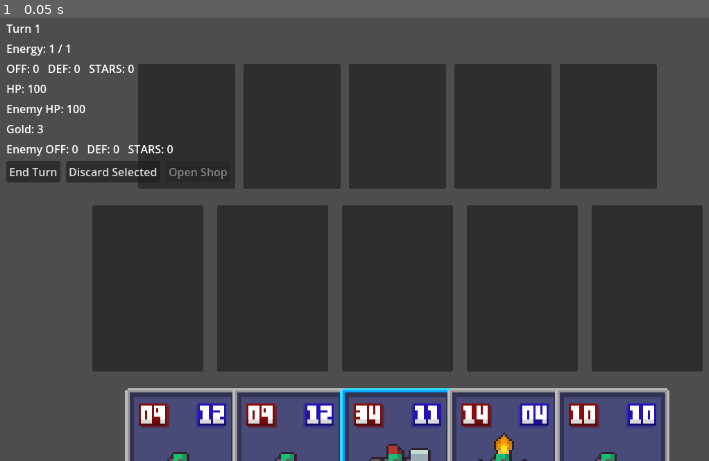
Above: before the commit, frame 1.
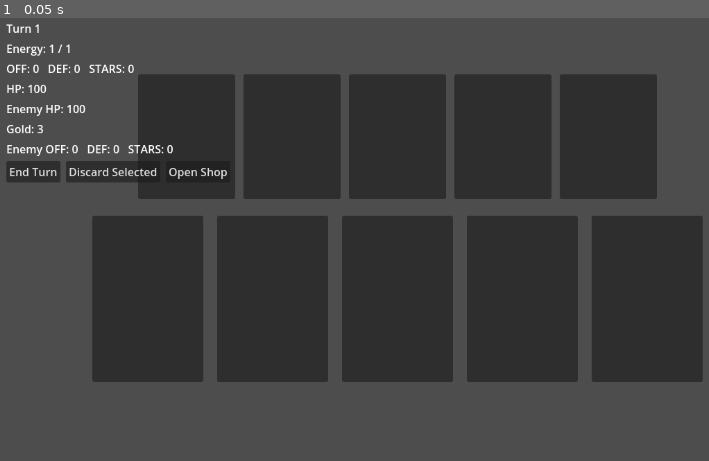
Above: after the commit, the same moment.

Repository: pewdsdamew-tech/goblin-card-game1
Game: Godot game, scene res://scenes/Game.tscn
Two runs of this game, one before a commit and one after it. Both use one fixed random seed, a clock stepped at 60 frames per second and the inputs below.
Inputs:
- Up to frame 1 (0.05 s): no input

The runs differ from the first frame. In frame 1, 19% of the frame differs, in the area x 13-100%, y 10-100%.
Error after the commit: Parse Error: Cannot infer the type of "p_atk" variable because the value doesn't have a set type. (res://scripts/Game.gd:859)

Commit message:
Add turn phases, animated lane combat, and correct damage application

Diff:
--- a/scripts/Game.gd
+++ b/scripts/Game.gd
@@ -47,6 +47,8 @@
 var enemy_hand: Array[Dictionary] = []
 var enemy_max_energy: int = 1
 var enemy_current_energy: int = 1
+enum Phase { SHOP, PLAYER, ENEMY, COMBAT, GAME_OVER }
+var phase: Phase = Phase.PLAYER
 
 
 func _ready() -> void:
@@ -55,6 +57,7 @@
 	_connect_buttons()
 	_hide_game_over()
 	_build_enemy_deck()
+	phase = Phase.PLAYER
 	_start_turn()
 	_populate_hand()
 	_update_active_stats()
@@ -93,6 +96,9 @@
 func _on_card_clicked(card) -> void:
 	if _is_in_shop_offer(card):
 		_try_buy_card(card)
+		return
+
+	if phase != Phase.PLAYER or shop_open or shop_pending:
 		return
 
 	# Toggle off if clicking the same card
@@ -159,6 +165,8 @@
 
 
 func _try_place_selected_into_slot(slot: Control) -> void:
+	if phase != Phase.PLAYER or shop_pending or shop_open:
+		return
 	if selected_card == null:
 		return
 	if _is_in_shop_offer(selected_card):
@@ -292,6 +300,7 @@
 	turn_label.text = "Turn %d" % turn_number
 	energy_label.text = "Energy: %d / %d" % [current_energy, max_energy]
 	_update_gold_ui()
+	_update_hp_ui()
 
 
 func _update_gold_ui() -> void:
@@ -359,28 +368,21 @@
 
 
 func _on_end_turn_pressed() -> void:
+	if phase != Phase.PLAYER:
+		return
+	phase = Phase.ENEMY
+	_set_controls_enabled(false)
 	_unselect_current()
 	_update_active_stats()
-	_enemy_take_turn()
-	_update_enemy_stats()
-	_resolve_combat()
-	_update_active_stats()
-	_update_enemy_stats()
-	_update_hp_ui()
-
-	if player_hp <= 0:
-		_show_game_over(false)
-		return
-	if enemy_hp <= 0:
-		_show_game_over(true)
-		return
-
-	turn_number += 1
-	shop_pending = true
-	_open_shop_overlay()
+	await _run_enemy_phase()
+	phase = Phase.COMBAT
+	await _run_combat_phase()
+	_set_controls_enabled(true)
 
 
 func _on_discard_pressed() -> void:
+	if phase != Phase.PLAYER:
+		return
 	if selected_card == null:
 		return
 
@@ -428,6 +430,8 @@
 	_update_hp_ui()
 	_update_gold_ui()
 	_update_shop_buttons()
+	phase = Phase.PLAYER
+	_set_controls_enabled(true)
 
 
 func _show_insufficient_energy_feedback(card: Node) -> void:
@@ -449,6 +453,7 @@
 
 
 func _show_game_over(victory: bool) -> void:
+	_set_controls_enabled(false)
 	if game_over_label:
 		if victory:
 			game_over_label.text = "Victory!\nEnemy HP %d\nYour HP %d" % [
@@ -560,6 +565,7 @@
 		return
 	shop_open = true
 	shop_minimized = false
+	_set_controls_enabled(false)
 	# Respect lock: only clear when unlocked and empty
 	if not shop_locked and shop_offer_container.get_child_count() == 0:
 		_clear_shop_offer()
@@ -625,6 +631,7 @@
 	if not shop_pending:
 		return
 	_close_shop_overlay(true)
+	phase = Phase.PLAYER
 	_start_turn()
 
 
@@ -671,6 +678,7 @@
 	_update_active_stats()
 	_close_shop_overlay(true)
 	shop_locked = false
+	phase = Phase.PLAYER
 	_start_turn()
 
 
@@ -729,6 +737,15 @@
 	return 8
 
 
+func _set_controls_enabled(enabled: bool) -> void:
+	if end_turn_button:
+		end_turn_button.disabled = not enabled
+	if discard_button:
+		discard_button.disabled = not enabled
+	if shop_toggle_button:
+		shop_toggle_button.disabled = not enabled or not shop_pending
+
+
 func _get_lane_card(container: HBoxContainer, index: int) -> Node:
 	if index >= container.get_child_count():
 		return null
@@ -756,96 +773,10 @@
 
 
 func _resolve_combat() -> void:
-	var lane_count: int = min(active_slots.get_child_count(), enemy_slots.get_child_count())
-	var player_damages: Array[int] = []
-	var enemy_damages: Array[int] = []
-	for i in range(lane_count):
-		var p_card := _get_lane_card(active_slots, i)
-		var e_card := _get_lane_card(enemy_slots, i)
-
-		if p_card != null and e_card != null:
-			player_damages.append(int(e_card.card_data.get("atk", 0)))
-			enemy_damages.append(int(p_card.card_data.get("atk", 0)))
-		elif p_card != null:
-			enemy_hp -= int(p_card.card_data.get("atk", 0))
-			enemy_hp = max(enemy_hp, 0)
-			player_damages.append(0)
-			enemy_damages.append(0)
-		elif e_card != null:
-			player_hp -= int(e_card.card_data.get("atk", 0))
-			player_hp = max(player_hp, 0)
-			player_damages.append(0)
-			enemy_damages.append(0)
-		else:
-			player_damages.append(0)
-			enemy_damages.append(0)
-
-	for i in range(lane_count):
-		var p_card := _get_lane_card(active_slots, i)
-		var e_card := _get_lane_card(enemy_slots, i)
-		if p_card != null and enemy_damages[i] > 0:
-			_apply_damage_to_card(p_card, enemy_damages[i])
-		if e_card != null and player_damages[i] > 0:
-			_apply_damage_to_card(e_card, player_damages[i])
-
-
-func _build_enemy_deck() -> void:
-	enemy_card_pool.clear()
-	if card_db and card_db.has_method("get_all_cards"):
-		var all_cards: Array = card_db.get_all_cards()
-		for c in all_cards:
-			if c is Dictionary:
-				enemy_card_pool.append(_with_combat_stats(c))
-
-	if enemy_card_pool.is_empty() and card_db:
-		for i in range(15):
-			var fallback: Dictionary = card_db.get_random_card_weighted() if card_db.has_method("get_random_card_weighted") else card_db.get_random_card()
-			if fallback is Dictionary and not fallback.is_empty():
-				enemy_card_pool.append(_with_combat_stats(fallback))
-
-	enemy_deck.clear()
-	enemy_hand.clear()
-	if enemy_card_pool.is_empty():
-		return
-	for i in range(2):
-		for c in enemy_card_pool:
-			enemy_deck.append(_with_combat_stats(c))
-	enemy_deck.shuffle()
-
-
-func _ensure_enemy_deck() -> void:
-	if enemy_deck.is_empty() and not enemy_card_pool.is_empty():
-		for c in enemy_card_pool:
-			enemy_deck.append(c.duplicate(true))
-		enemy_deck.shuffle()
-
-
-func _enemy_draw_to_hand(target_size: int) -> void:
-	while enemy_hand.size() < target_size:
-		_ensure_enemy_deck()
-		if enemy_deck.is_empty():
-			break
-		enemy_hand.append(enemy_deck.pop_back())
-
-
-func _enemy_prepare_turn() -> void:
-	enemy_max_energy = min(turn_number, 5)
-	enemy_current_energy = enemy_max_energy
-	_enemy_draw_to_hand(5)
-	_update_enemy_stats()
-
-
-func _get_leftmost_empty_enemy_slot() -> Control:
-	for slot in enemy_slots.get_children():
-		if not (slot is Control):
-			continue
-		var content: Node = slot.get_node_or_null("Content")
-		if content and content.get_child_count() == 0:
-			return slot as Control
-	return null
-
-
-func _enemy_take_turn() -> void:
+	pass # handled in animated phase
+
+
+func _run_enemy_phase() -> void:
 	enemy_max_energy = min(turn_number, 5)
 	enemy_current_energy = enemy_max_energy
 	_enemy_draw_to_hand(5)
@@ -889,18 +820,185 @@
 		var chosen := enemy_hand[best_index]
 		enemy_hand.remove_at(best_index)
 		enemy_current_energy -= int(chosen.get("stars", 1))
+		var placed := _place_enemy_card(target_slot, chosen)
+		if placed and placed is Control:
+			var tw := create_tween()
+			tw.tween_property(placed, "scale", Vector2(1.05, 1.05), 0.1)
+			tw.tween_property(placed, "scale", Vector2.ONE, 0.08)
+		_update_enemy_stats()
+		await get_tree().create_timer(0.12).timeout
+
+
+func _run_combat_phase() -> void:
+	var lane_count: int = min(active_slots.get_child_count(), enemy_slots.get_child_count())
+	for i in range(lane_count):
+		await _resolve_combat_lane(i)
+	_update_active_stats()
+	_update_enemy_stats()
+	_update_hp_ui()
+
+	if player_hp <= 0:
+		phase = Phase.GAME_OVER
+		_show_game_over(false)
+		return
+	if enemy_hp <= 0:
+		phase = Phase.GAME_OVER
+		_show_game_over(true)
+		return
+
+	turn_number += 1
+	shop_pending = true
+	phase = Phase.SHOP
+	_open_shop_overlay()
+
+
+func _resolve_combat_lane(index: int) -> void:
+	var p_card := _get_lane_card(active_slots, index)
+	var e_card := _get_lane_card(enemy_slots, index)
+
+	var p_atk := p_card.card_data.get("atk", 0) if p_card and ("card_data" in p_card) else 0
+	var e_atk := e_card.card_data.get("atk", 0) if e_card and ("card_data" in e_card) else 0
+
+	var p_orig := p_card.position if p_card else Vector2.ZERO
+	var e_orig := e_card.position if e_card else Vector2.ZERO
+
+	var tween := create_tween()
+	if p_card:
+		tween.tween_property(p_card, "position", p_orig + Vector2(0, -20), 0.15).set_ease(Tween.EASE_OUT)
+	if e_card:
+		tween.parallel().tween_property(e_card, "position", e_orig + Vector2(0, 20), 0.15).set_ease(Tween.EASE_OUT)
+	await tween.finished
+
+	# Apply damage
+	if p_card and e_card:
+		_apply_damage_to_card(p_card, e_atk)
+		_apply_damage_to_card(e_card, p_atk)
+	elif p_card and not e_card:
+		enemy_hp = max(0, enemy_hp - int(p_atk))
+	elif e_card and not p_card:
+		player_hp = max(0, player_hp - int(e_atk))
+
+	var tween_back := create_tween()
+	if p_card and is_instance_valid(p_card):
+		tween_back.tween_property(p_card, "position", p_orig, 0.12).set_ease(Tween.EASE_OUT)
+	if e_card and is_instance_valid(e_card):
+		tween_back.parallel().tween_property(e_card, "position", e_orig, 0.12).set_ease(Tween.EASE_OUT)
+	await tween_back.finished
+
+
+func _build_enemy_deck() -> void:
+	enemy_card_pool.clear()
+	if card_db and card_db.has_method("get_all_cards"):
+		var all_cards: Array = card_db.get_all_cards()
+		for c in all_cards:
+			if c is Dictionary:
+				enemy_card_pool.append(_with_combat_stats(c))
+
+	if enemy_card_pool.is_empty() and card_db:
+		for i in range(15):
+			var fallback: Dictionary = card_db.get_random_card_weighted() if card_db.has_method("get_random_card_weighted") else card_db.get_random_card()
+			if fallback is Dictionary and not fallback.is_empty():
+				enemy_card_pool.append(_with_combat_stats(fallback))
+
+	enemy_deck.clear()
+	enemy_hand.clear()
+	if enemy_card_pool.is_empty():
+		return
+	for i in range(2):
+		for c in enemy_card_pool:
+			enemy_deck.append(_with_combat_stats(c))
+	enemy_deck.shuffle()
+
+
+func _ensure_enemy_deck() -> void:
+	if enemy_deck.is_empty() and not enemy_card_pool.is_empty():
+		for c in enemy_card_pool:
+			enemy_deck.append(c.duplicate(true))
+		enemy_deck.shuffle()
+
+
+func _enemy_draw_to_hand(target_size: int) -> void:
+	while enemy_hand.size() < target_size:
+		_ensure_enemy_deck()
+		if enemy_deck.is_empty():
+			break
+		enemy_hand.append(enemy_deck.pop_back())
+
+
+func _enemy_prepare_turn() -> void:
+	enemy_max_energy = min(turn_number, 5)
+	enemy_current_energy = enemy_max_energy
+	_enemy_draw_to_hand(5)
+	_update_enemy_stats()
+
+
+func _get_leftmost_empty_enemy_slot() -> Control:
+	for slot in enemy_slots.get_children():
+		if not (slot is Control):
+			continue
+		var content: Node = slot.get_node_or_null("Content")
+		if content and content.get_child_count() == 0:
+			return slot as Control
+	return null
+
+
+func _enemy_take_turn() -> void:
+	enemy_max_energy = min(turn_number, 5)
+	enemy_current_energy = enemy_max_energy
+	_enemy_draw_to_hand(5)
+	_update_enemy_stats()
+
+	while enemy_current_energy > 0:
+		var target_slot := _get_leftmost_empty_enemy_slot()
+		if target_slot == null:
+			break
+
+		var playable_indices: Array = []
+		for i in range(enemy_hand.size()):
+			var card_data: Dictionary = enemy_hand[i]
+			if int(card_data.get("stars", 1)) <= enemy_current_energy:
+				playable_indices.append(i)
+		if playable_indices.is_empty():
+			break
+
+		var totals_off: int = enemy_total_off
+		var totals_def: int = enemy_total_def
+		var need_off: int = max(0, (current_total_def + 1) - totals_off)
+		var need_def: int = max(0, (current_total_off + 1) - totals_def)
+
+		var best_score := -INF
+		var best_index := -1
+		for idx in playable_indices:
+			var cdata: Dictionary = enemy_hand[idx]
+			var off_val := float(cdata.get("off", 0))
+			var def_val := float(cdata.get("def", 0))
+			var stars := float(cdata.get("stars", 1))
+			var off_weight := 1.25 if need_off > need_def else 1.0
+			var def_weight := 1.25 if need_def >= need_off else 1.0
+			var score := (off_val * off_weight) + (def_val * def_weight) - (stars * 0.2)
+			if score > best_score:
+				best_score = score
+				best_index = idx
+
+		if best_index == -1:
+			break
+
+		var chosen := enemy_hand[best_index]
+		enemy_hand.remove_at(best_index)
+		enemy_current_energy -= int(chosen.get("stars", 1))
 		_place_enemy_card(target_slot, chosen)
 		_update_enemy_stats()
 
 
-func _place_enemy_card(slot: Control, card_data: Dictionary) -> void:
+func _place_enemy_card(slot: Control, card_data: Dictionary) -> Node:
 	if not slot or not slot.has_node("Content"):
-		return
+		return null
 	var content: Node = slot.get_node("Content")
 	if content.get_child_count() > 0:
-		return
+		return null
 	var card_instance = card_scene.instantiate()
 	content.add_child(card_instance)
 	if card_instance.has_method("set_card_data"):
 		card_instance.set_card_data(card_data)
 	_reset_card_transform(card_instance)
+	return card_instance
